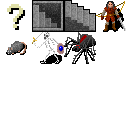
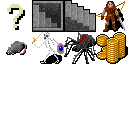
The second 128×128 image is a revision of the first. Changes to its layers:
added layer "Gold" above "Spider" over left=96, top=32, right=128, bottom=64
